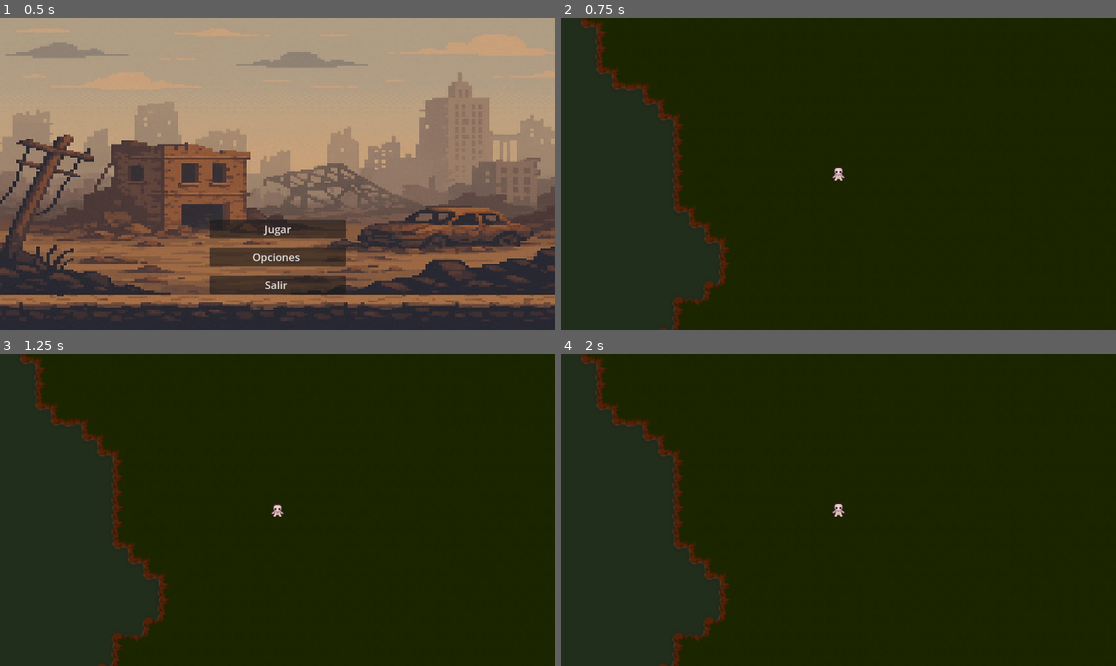
Above: before the commit, frames 1-4 (two rows, left to right).
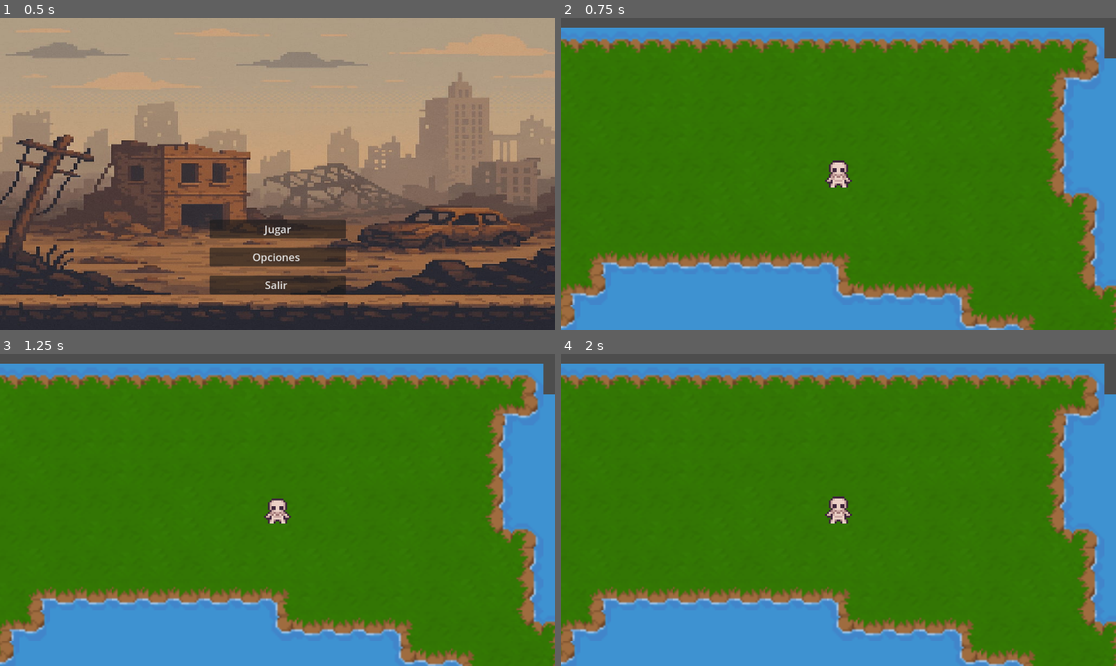
Above: after the commit, the same moments.

Repository: Repositorio-Ghost/Cyber-adventure
Game: Godot game, scene res://Esanas/Main menu.tscn
Two runs of this game, one before a commit and one after it. Both use one fixed random seed, a clock stepped at 60 frames per second and the inputs below.
Inputs:
- Up to frame 1 (0.5 s): no input
- Up to frame 2 (0.75 s): click "Jugar" at 0.5 s
- Up to frame 3 (1.25 s): no input
- Up to frame 4 (2 s): tap Enter at 1.25 s; tap A (a) at 1.35 s; tap D (d) at 1.55 s

Frame 1 is identical in both runs. In frame 2, 100% of the frame differs, in the area x 0-100%, y 0-100%; in frame 3, 100%; in frame 4, 100%.

Commit message:
Cyber Aventure 1.4

Diff:
--- a/Cyber Adventure/Esanas/Player.tscn
+++ b/Cyber Adventure/Esanas/Player.tscn
@@ -171,4 +171,4 @@
 }
 
 [node name="Camera2D" type="Camera2D" parent="."]
-zoom = Vector2(2, 2)
+zoom = Vector2(4, 4)
--- a/Cyber Adventure/Esanas/world.tscn
+++ b/Cyber Adventure/Esanas/world.tscn
@@ -31,13 +31,18 @@
 5:0/0 = 0
 6:0/0 = 0
 7:0/0 = 0
+7:0/0/terrain_set = 0
 8:0/0 = 0
+8:0/0/terrain_set = 0
 9:0/0 = 0
+9:0/0/terrain_set = 0
 10:0/0 = 0
 11:0/0 = 0
 12:0/0 = 0
 13:0/0 = 0
+13:0/0/terrain_set = 0
 14:0/0 = 0
+14:0/0/terrain_set = 0
 15:0/0 = 0
 16:0/0 = 0
 17:0/0 = 0
@@ -92,16 +97,26 @@
 4:1/0/terrains_peering_bit/left_side = 0
 5:1/0 = 0
 6:1/0 = 0
+6:1/0/terrain_set = 0
 7:1/0 = 0
+7:1/0/terrain_set = 0
 8:1/0 = 0
+8:1/0/terrain_set = 0
 9:1/0 = 0
+9:1/0/terrain_set = 0
 10:1/0 = 0
+10:1/0/terrain_set = 0
 11:1/0 = 0
 12:1/0 = 0
+12:1/0/terrain_set = 0
 13:1/0 = 0
+13:1/0/terrain_set = 0
 14:1/0 = 0
+14:1/0/terrain_set = 0
 15:1/0 = 0
+15:1/0/terrain_set = 0
 16:1/0 = 0
+16:1/0/terrain_set = 0
 17:1/0 = 0
 18:1/0 = 0
 19:1/0 = 0
@@ -160,16 +175,32 @@
 4:2/0/terrains_peering_bit/top_side = 0
 5:2/0 = 0
 6:2/0 = 0
+6:2/0/terrain_set = 0
 7:2/0 = 0
+7:2/0/terrain_set = 0
+7:2/0/terrains_peering_bit/right_side = 0
+7:2/0/terrains_peering_bit/bottom_right_corner = 0
 8:2/0 = 0
+8:2/0/terrain_set = 0
+8:2/0/terrains_peering_bit/bottom_left_corner = 0
+8:2/0/terrains_peering_bit/left_side = 0
+8:2/0/terrains_peering_bit/top_left_corner = 0
+8:2/0/terrains_peering_bit/top_side = 0
 9:2/0 = 0
+9:2/0/terrain_set = 0
 10:2/0 = 0
+10:2/0/terrain_set = 0
 11:2/0 = 0
 12:2/0 = 0
+12:2/0/terrain_set = 0
 13:2/0 = 0
+13:2/0/terrain_set = 0
 14:2/0 = 0
+14:2/0/terrain_set = 0
 15:2/0 = 0
+15:2/0/terrain_set = 0
 16:2/0 = 0
+16:2/0/terrain_set = 0
 17:2/0 = 0
 18:2/0 = 0
 19:2/0 = 0
@@ -222,16 +253,26 @@
 4:3/0/terrains_peering_bit/top_side = 0
 5:3/0 = 0
 6:3/0 = 0
+6:3/0/terrain_set = 0
 7:3/0 = 0
+7:3/0/terrain_set = 0
 8:3/0 = 0
+8:3/0/terrain_set = 0
 9:3/0 = 0
+9:3/0/terrain_set = 0
 10:3/0 = 0
+10:3/0/terrain_set = 0
 11:3/0 = 0
 12:3/0 = 0
+12:3/0/terrain_set = 0
 13:3/0 = 0
+13:3/0/terrain_set = 0
 14:3/0 = 0
+14:3/0/terrain_set = 0
 15:3/0 = 0
+15:3/0/terrain_set = 0
 16:3/0 = 0
+16:3/0/terrain_set = 0
 17:3/0 = 0
 18:3/0 = 0
 19:3/0 = 0
@@ -264,14 +305,24 @@
 5:4/0 = 0
 6:4/0 = 0
 7:4/0 = 0
+7:4/0/terrain_set = 0
+7:4/0/terrains_peering_bit/top_right_corner = 0
 8:4/0 = 0
+8:4/0/terrain_set = 0
 9:4/0 = 0
+9:4/0/terrain_set = 0
 10:4/0 = 0
 11:4/0 = 0
 12:4/0 = 0
 13:4/0 = 0
+13:4/0/terrain_set = 0
 14:4/0 = 0
+14:4/0/terrain_set = 0
+14:4/0/terrains_peering_bit/top_right_corner = 0
 15:4/0 = 0
+15:4/0/terrain_set = 0
+15:4/0/terrains_peering_bit/top_left_corner = 0
+15:4/0/terrains_peering_bit/top_side = 0
 16:4/0 = 0
 17:4/0 = 0
 18:4/0 = 0
@@ -368,18 +419,16 @@
 [sub_resource type="TileSet" id="TileSet_8131o"]
 terrain_set_0/mode = 0
 terrain_set_0/terrain_0/name = "land 0"
-terrain_set_0/terrain_0/color = Color(0.117647, 0, 0.552941, 1)
+terrain_set_0/terrain_0/color = Color(0.192157, 0.0745098, 0.447059, 1)
 sources/0 = SubResource("TileSetAtlasSource_do7gd")
 
 [node name="world" type="Node2D"]
 script = ExtResource("1_co7d7")
 
 [node name="TileMap" type="TileMap" parent="."]
-modulate = Color(0.807843, 0.658824, 0.454902, 1)
-self_modulate = Color(0.815686, 0.690196, 0.545098, 1)
 position = Vector2(-1, 0)
 tile_set = SubResource("TileSet_8131o")
 format = 2
 
 [node name="Player" parent="." instance=ExtResource("4_qsedt")]
-position = Vector2(927, 548)
+position = Vector2(181, 76)
--- /dev/null
+++ b/Cyber Adventure/Scripts/Global.gd
@@ -0,0 +1,33 @@
+extends Node
+
+var Ruta: String = "user://game_data.dat"
+var Data: Dictionary = {}  # Diccionario vacío para inicializar
+
+func generar_mapa():
+	# Simulación de generación procedural del mapa
+	Data = {
+		"TileMap": "Mapa generado proceduralmente"
+	}
+	print("Mapa generado: ", Data)
+
+func Guardar() -> void:
+	generar_mapa()  # Generar datos antes de guardarlos
+	var archive = FileAccess.open(Ruta, FileAccess.WRITE)
+	if archive == null:
+		print("Error: No se pudo abrir el archivo para escribir")
+		return
+	archive.store_var(Data)
+	archive = null
+	print("Archivo guardado correctamente en: ", Ruta)
+
+func Cargar() -> void:
+	if not FileAccess.file_exists(Ruta):
+		print("Error: El archivo no existe")
+		return
+	var archive = FileAccess.open(Ruta, FileAccess.READ)
+	if archive == null:
+		print("Error: No se pudo abrir el archivo para leer")
+		return
+	Data = archive.get_var()
+	archive = null
+	print("Datos cargados correctamente: ", Data)
--- a/Cyber Adventure/Scripts/Mian menu .gd
+++ b/Cyber Adventure/Scripts/Mian menu .gd
@@ -3,6 +3,8 @@
 
 func _on_play_pressed():
 	get_tree().change_scene_to_file("res://Esanas/world.tscn")
+	Global.Cargar()
+
 
 
 func _on_options_pressed():
--- a/Cyber Adventure/Scripts/world.gd
+++ b/Cyber Adventure/Scripts/world.gd
@@ -7,6 +7,7 @@
 
 func _ready():
 	generate_world()
+
 
 func generate_world():
 	var noise = FastNoiseLite.new()
@@ -23,3 +24,4 @@
 
 
 	tileMap.set_cells_terrain_connect(0, cells, 0, 0)
+	Global.Guardar()
--- a/Cyber Adventure/project.godot
+++ b/Cyber Adventure/project.godot
@@ -14,6 +14,10 @@
 run/main_scene="res://Esanas/Main menu.tscn"
 config/features=PackedStringArray("4.2", "GL Compatibility")
 config/icon="res://icon.svg"
+
+[autoload]
+
+Global="*res://Scripts/Global.gd"
 
 [input]
 
